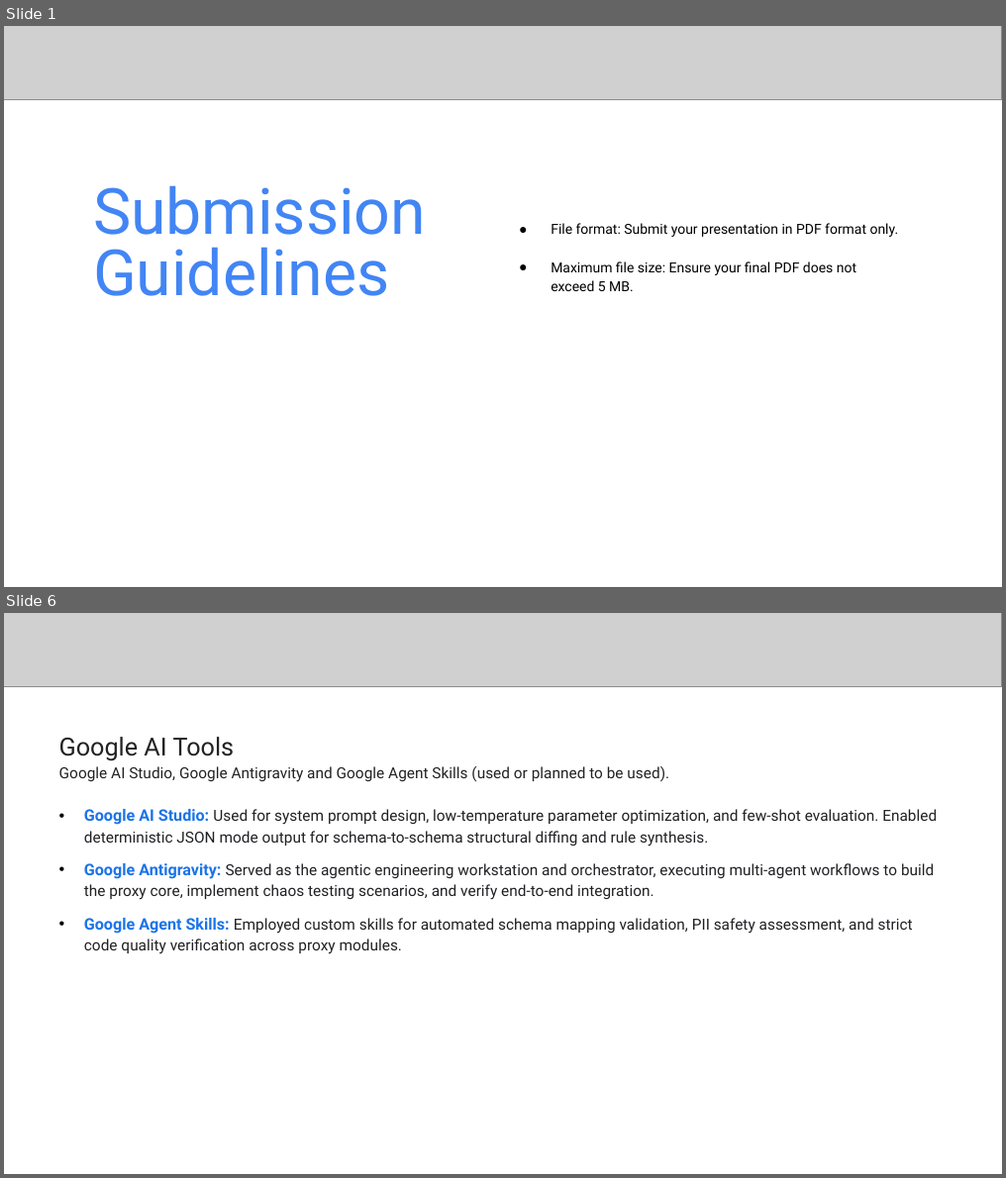
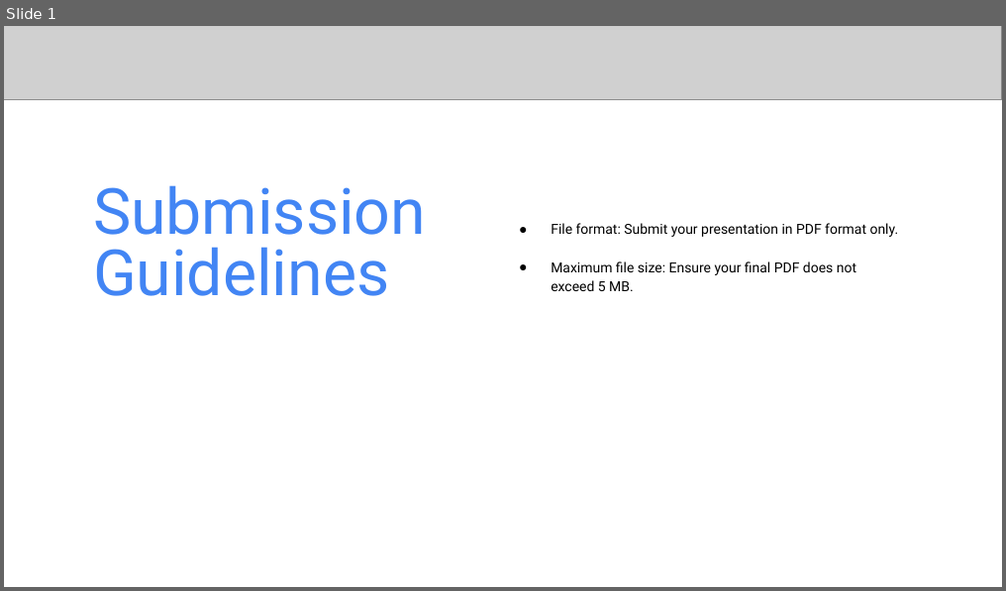
Before and after one commit to Asqi06/Buildathon, a slide deck: Startup_Buildathon_Coders_of_Bharat_AutoPatch.pptx. Shown one above the other, each under a label of ours: slides 1 and 6 before the commit, slide 1 after it; the slides between them are not shown. The pictures are 1006x1178 and 1006x591 pixels, drawn with LibreOffice and Linux fonts; fonts in the diff are those of the drawing; grey boxes stand for pictures. Boxes give left, top, right and bottom in pixels: in the first picture for what was removed or moved away, otherwise in the second. Text is boxed around its words. In the diff, an @@ line names an element or a change of style, - is before the commit and + after.

Commit message:
chore(deck): remove explicit % weights from UI and update pitch deck with clear explanations and live screenshots

```diff
--- a/Startup_Buildathon_Coders_of_Bharat_AutoPatch.pptx
+++ b/Startup_Buildathon_Coders_of_Bharat_AutoPatch.pptx
@@ slide 6 removed at (4, 613, 1002, 1174), background #FFFFFF @@
@@ picture removed at (4, 613, 1002, 687) @@
@@ text removed at (59, 737, 669, 782) @@
-Google AI Tools
-Google AI Studio, Google Antigravity and Google Agent Skills (used or planned to be used).
@@ text removed at (84, 809, 937, 955) @@
-• Google AI Studio: Used for system prompt design, low-temperature parameter optimization, and few-shot evaluation. Enabled deterministic JSON mode output for schema-to-schema structural diffing and rule synthesis.
-• Google Antigravity: Served as the agentic engineering workstation and orchestrator, executing multi-agent workflows to build the proxy core, implement chaos testing scenarios, and verify end-to-end integration.
-• Google Agent Skills: Employed custom skills for automated schema mapping validation, PII safety assessment, and strict code quality verification across proxy modules.
```
Also in this commit, not shown: 7 slides added, 6 other slides removed, 4 other files.
